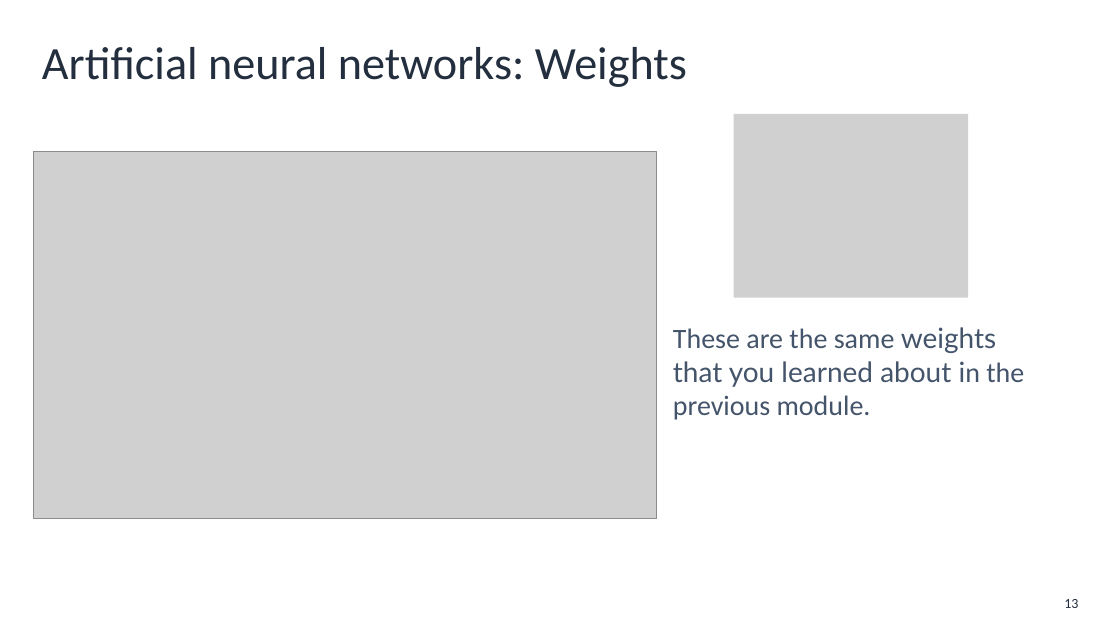
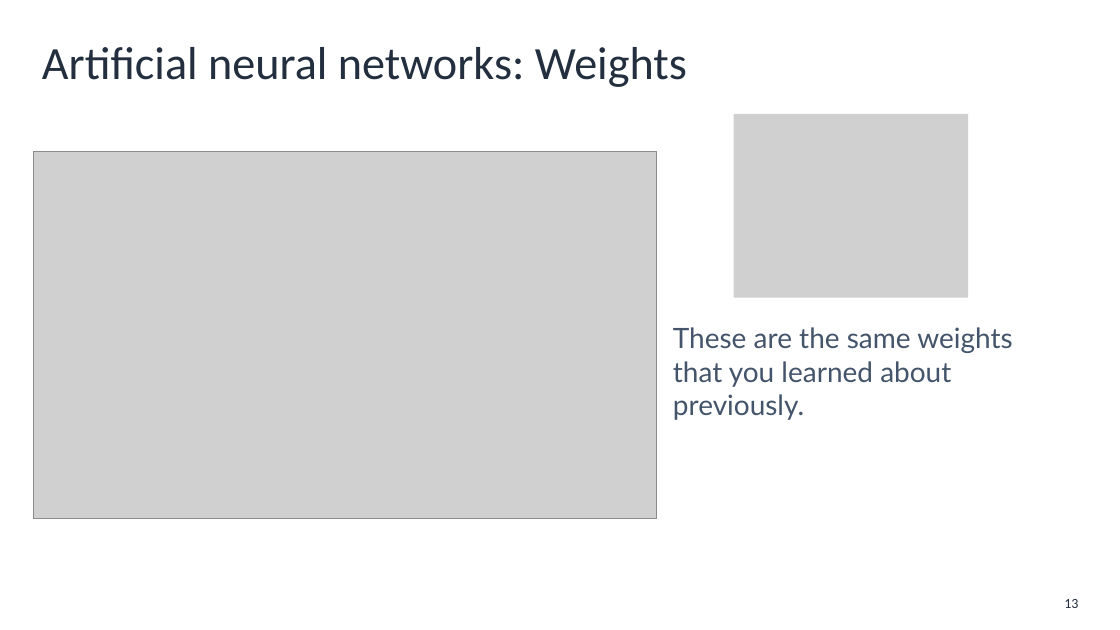
Before and after one commit to aws-mlu/aws-mlu-eep-traditional-ml, a slide deck: slide 13 of mlu-dlti/Lessons/DEV_MLUDTI-EN-M1-L1.pptx. Drawn at 1120x630 pixels with LibreOffice and Linux fonts; fonts in the diff are those of the drawing; grey boxes stand for pictures; background and template pictures are left out. Boxes give left, top, right and bottom in pixels: in the first picture for what was removed or moved away, otherwise in the second. Text is boxed around its words. In the diff, an @@ line names an element or a change of style, - is before the commit and + after.

```diff
--- a/mlu-dlti/Lessons/DEV_MLUDTI-EN-M1-L1.pptx
+++ b/mlu-dlti/Lessons/DEV_MLUDTI-EN-M1-L1.pptx
@@ text at [673,327,1012,420]: text changed; font Calibri to Lato @@
-These are the same weights that you learned about in the previous module.
+These are the same weights that you learned about previously.
```
Also in this commit, not shown: 7 other slides changed, 16 other files.
